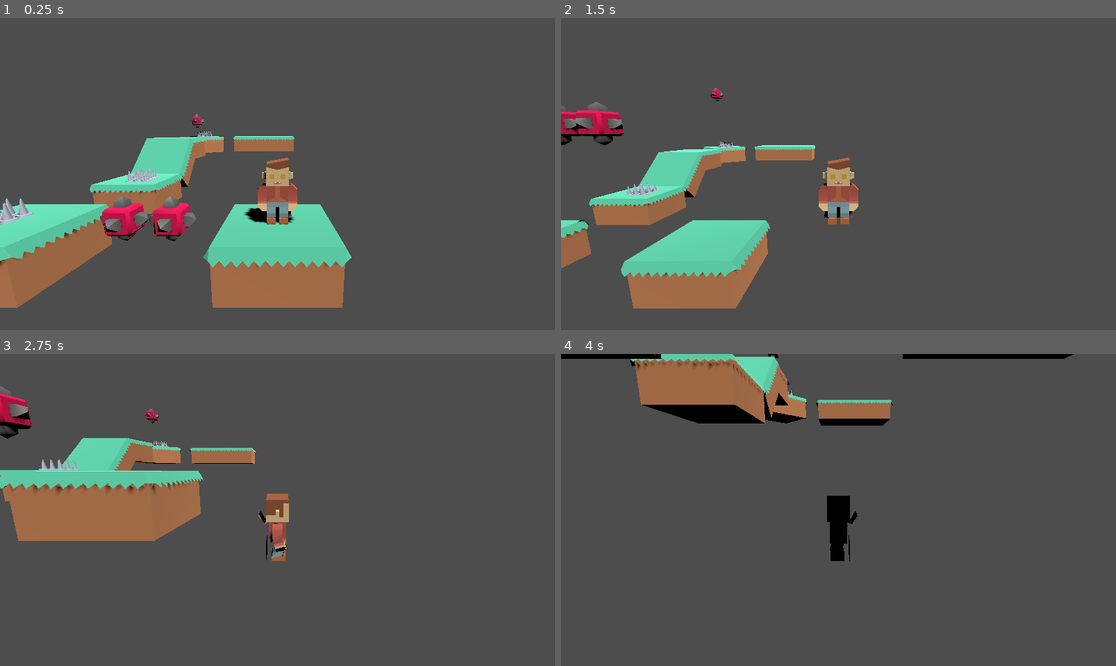
Above: before the commit, frames 1-4 (two rows, left to right).
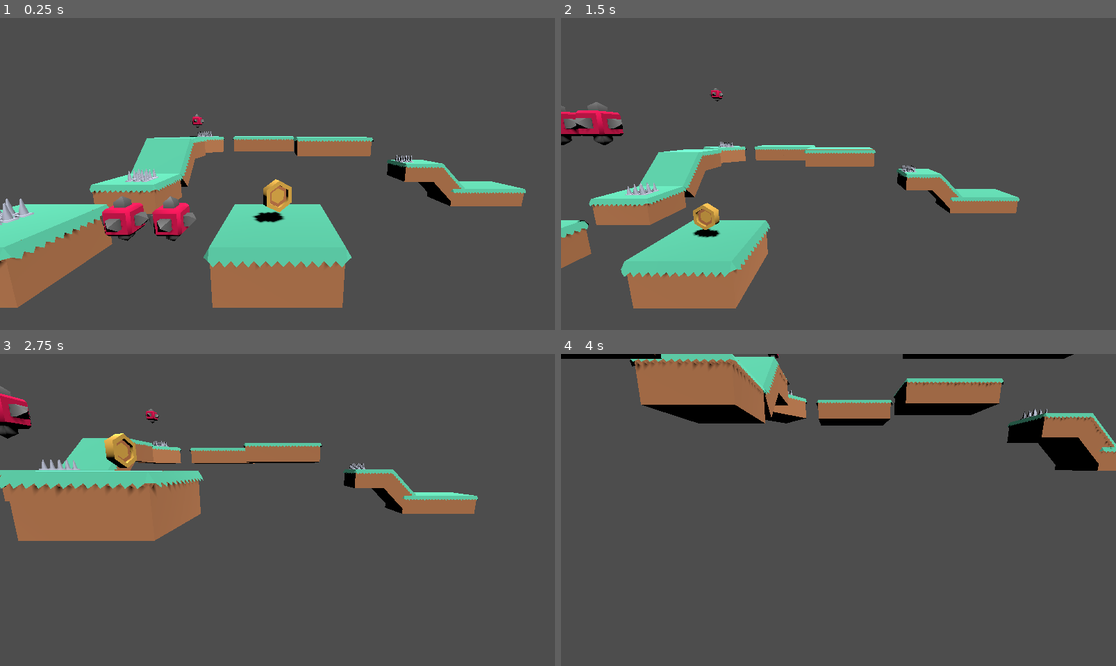
Above: after the commit, the same moments.

Repository: casaer01/gameplatform3d
Game: Godot game, scene res://Level01.tscn
Two runs of this game, one before a commit and one after it. Both use one fixed random seed, a clock stepped at 60 frames per second and the inputs below.
Inputs:
- Up to frame 1 (0.25 s): no input
- Up to frame 2 (1.5 s): hold D (move_right) 0.53-1.28 s; tap Space (move_jump) at 0.77 s; hold S (move_backward) from 1.28 s (still down)
- Up to frame 3 (2.75 s): tap Space (move_jump) at 1.52 s; release S (move_backward) at 2.03 s; hold D (move_right) from 2.03 s (still down)
- Up to frame 4 (4 s): release D (move_right) at 2.78 s; hold W (move_forward) 2.78-3.53 s; tap Space (move_jump) at 3.02, 3.77 s; hold A (move_left) from 3.53 s (still down)

The runs differ from the first frame. In frame 1, 4.1% of the frame differs, in the area x 43-95%, y 38-67%; in frame 2, 3.8%; in frame 3, 3.9%; in frame 4, 5.5%, in the area x 47-100%, y 7-67%.

Commit message:
added coin tscn

Diff:
--- /dev/null
+++ b/Coin.gd
@@ -0,0 +1,16 @@
+extends Area3D
+
+var spin_speed : float = 2.0
+var bob_height : float = 0.2
+var bob_speed : float = 5.0
+
+@onready var start_y : float = global_position.y
+var t : float = 0.0
+
+func _process(delta: float) -> void:
+	rotate(Vector3.UP, spin_speed*delta)
+
+	t += delta
+
+	var d = (sin(t * bob_speed) + 1 ) / 2
+	global_position.y = start_y + (d * bob_height)
--- a/Level01.tscn
+++ b/Level01.tscn
@@ -1,15 +1,21 @@
-[gd_scene load_steps=5 format=3 uid="uid://b4wjpi4l6ikr2"]
+[gd_scene load_steps=8 format=3 uid="uid://b4wjpi4l6ikr2"]
 
 [ext_resource type="PackedScene" uid="uid://ccbse8npi068y" path="res://Platforms/PlatformLarge.tscn" id="1_pcxhr"]
 [ext_resource type="PackedScene" uid="uid://xsklh8bfiltr" path="res://Player.tscn" id="2_ub14x"]
 [ext_resource type="PackedScene" uid="uid://c52sj3i2vthye" path="res://Models/Enemy.tscn" id="3_tv1o3"]
 [ext_resource type="PackedScene" uid="uid://dc1ewff47w3nn" path="res://spikes.tscn" id="4_r0j8p"]
+[ext_resource type="ArrayMesh" uid="uid://cge2fuclikg8j" path="res://Models/coinGold.obj" id="5_ea57a"]
+[ext_resource type="Script" path="res://Coin.gd" id="5_iva7j"]
+
+[sub_resource type="SphereShape3D" id="SphereShape3D_84os7"]
+radius = 0.291234
 
 [node name="Main" type="Node3D"]
 
 [node name="PlatformLarge" parent="." instance=ExtResource("1_pcxhr")]
 
 [node name="Player" parent="." instance=ExtResource("2_ub14x")]
+visible = false
 
 [node name="DirectionalLight3D" type="DirectionalLight3D" parent="."]
 transform = Transform3D(0.762465, -0.529717, 0.371546, 0, 0.574234, 0.818691, -0.647029, -0.624224, 0.437833, 0, 5.08428, 6.1317)
@@ -36,6 +42,24 @@
 [node name="PlatformLarge8" parent="." instance=ExtResource("1_pcxhr")]
 transform = Transform3D(1, 0, 0, 0, 1, 0, 0, 0, 1, 0.0805359, 0.408095, -12.0793)
 
+[node name="PlatformLarge9" parent="." instance=ExtResource("1_pcxhr")]
+transform = Transform3D(1, 0, 0, 0, 1, 0, 0, 0, 1, 2.081, 0.408, -9.15)
+
+[node name="PlatformLarge10" parent="." instance=ExtResource("1_pcxhr")]
+transform = Transform3D(1, 0, 0, 0, 1, 0, 0, 0, 1, 4.081, 0.408, -9.15)
+
+[node name="PlatformLarge11" parent="." instance=ExtResource("1_pcxhr")]
+transform = Transform3D(1, 0, 0, 0, 1, 0, 0, 0, 1, 8, -1, -9)
+
+[node name="PlatformLarge12" parent="." instance=ExtResource("1_pcxhr")]
+transform = Transform3D(1, 0, 0, 0, 1, 0, 0, 0, 1, 10.723, -2.41198, -9)
+
+[node name="PlatformLarge14" parent="." instance=ExtResource("1_pcxhr")]
+transform = Transform3D(1, 0, 0, 0, 1, 0, 0, 0, 1, 12.723, -2.41198, -9)
+
+[node name="PlatformLarge13" parent="." instance=ExtResource("1_pcxhr")]
+transform = Transform3D(0.707107, 0.707107, 0, -0.707107, 0.707107, 0, 0, 0, 1, 9.01339, -1.42237, -9)
+
 [node name="Enemy" parent="." instance=ExtResource("3_tv1o3")]
 transform = Transform3D(1, 0, 0, 0, 1, 0, 0, 0, 1, -2.89394, -0.956048, 0.000444651)
 
@@ -54,3 +78,19 @@
 
 [node name="Spikes3" parent="." instance=ExtResource("4_r0j8p")]
 transform = Transform3D(0.707107, 0, 0.707107, 0, 1, 0, -0.707107, 0, 0.707107, -4.68379, 1.4081, -10.5857)
+
+[node name="Spikes4" parent="." instance=ExtResource("4_r0j8p")]
+transform = Transform3D(1, 0, 0, 0, 1, 0, 0, 0, 1, 7.39513, 0, -9)
+
+[node name="Coin" type="Area3D" parent="."]
+transform = Transform3D(0.707107, 0.707107, 0, -0.707107, 0.707107, 0, 0, 0, 1, 0, 0, 0)
+script = ExtResource("5_iva7j")
+
+[node name="Model" type="MeshInstance3D" parent="Coin"]
+transform = Transform3D(1.06066, -1.06066, 0, 1.06066, 1.06066, 0, 0, 0, 1.5, 0, 0, 0)
+mesh = ExtResource("5_ea57a")
+skeleton = NodePath("../..")
+
+[node name="CollisionShape3D" type="CollisionShape3D" parent="Coin"]
+transform = Transform3D(1, 0, 0, 0, 1, 0, 0, 0, 1, -0.211866, 0.211866, 0)
+shape = SubResource("SphereShape3D_84os7")
--- a/Player.gd
+++ b/Player.gd
@@ -5,6 +5,8 @@
 var gravity: float = 20.0
 
 var facing_angle: float
+
+var score : int
 
 @onready var model : MeshInstance3D = get_node("Model")
 
@@ -38,3 +40,6 @@
 
 func game_over():
 	get_tree().reload_current_scene()
+
+func add_score(amount):
+	score += amount
